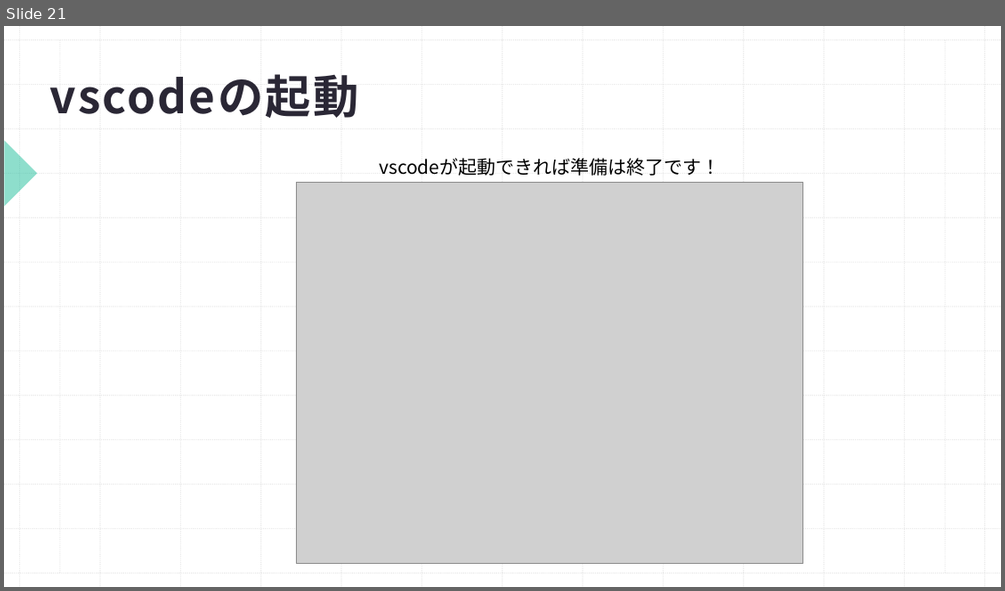
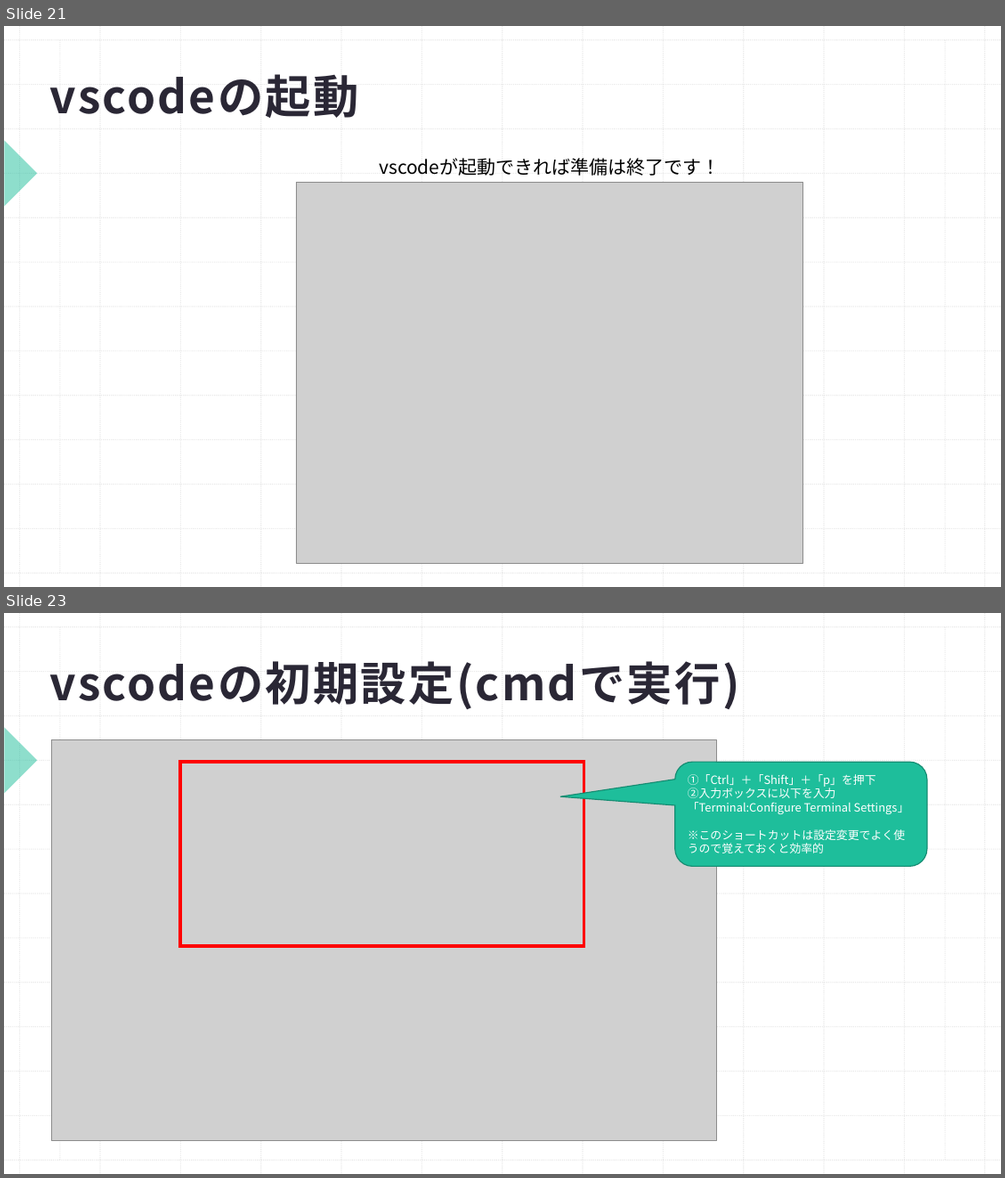
Before and after one commit to Shohei1129/Python_traning, a slide deck: プログラミング勉強会Python編(1.概要).pptx. Shown one above the other, each under a label of ours: slide 21 before the commit, slides 21 and 23 after it; the slides between them are not shown. The pictures are 1005x591 and 1005x1178 pixels, drawn with LibreOffice and Linux fonts; fonts in the diff are those of the drawing; grey boxes stand for pictures. Boxes give left, top, right and bottom in pixels: in the first picture for what was removed or moved away, otherwise in the second. Text is boxed around its words. In the diff, an @@ line names an element or a change of style, - is before the commit and + after.

```diff
--- a/プログラミング勉強会Python編(1.概要).pptx
+++ b/プログラミング勉強会Python編(1.概要).pptx
@@ slide 23 added at box(4, 613, 1001, 1174), background #FFFFFF; not listed: 29 template elements that a slide beside it also shows @@
@@ title added at box(49, 661, 739, 709), 44 pt, text #2A2735, bold @@
+vscodeの初期設定(cmdで実行)
@@ picture added at box(52, 740, 717, 1141) @@
@@ rectangle added at box(180, 762, 584, 946), outline #FF0000 3 pt @@
@@ rounded speech box added at box(675, 762, 927, 867), fill #1EBE9B, outline #168D73 1 pt, 11 pt, text #FFFFFF @@
+①「Ctrl」＋「Shift」＋「p」を押下
+②入力ボックスに以下を入力
+「Terminal:Configure Terminal Settings」
+※このショートカットは設定変更でよく使うので覚えておくと効率的
```
Also in this commit, not shown: 1 slide changed, 2 other slides added.
